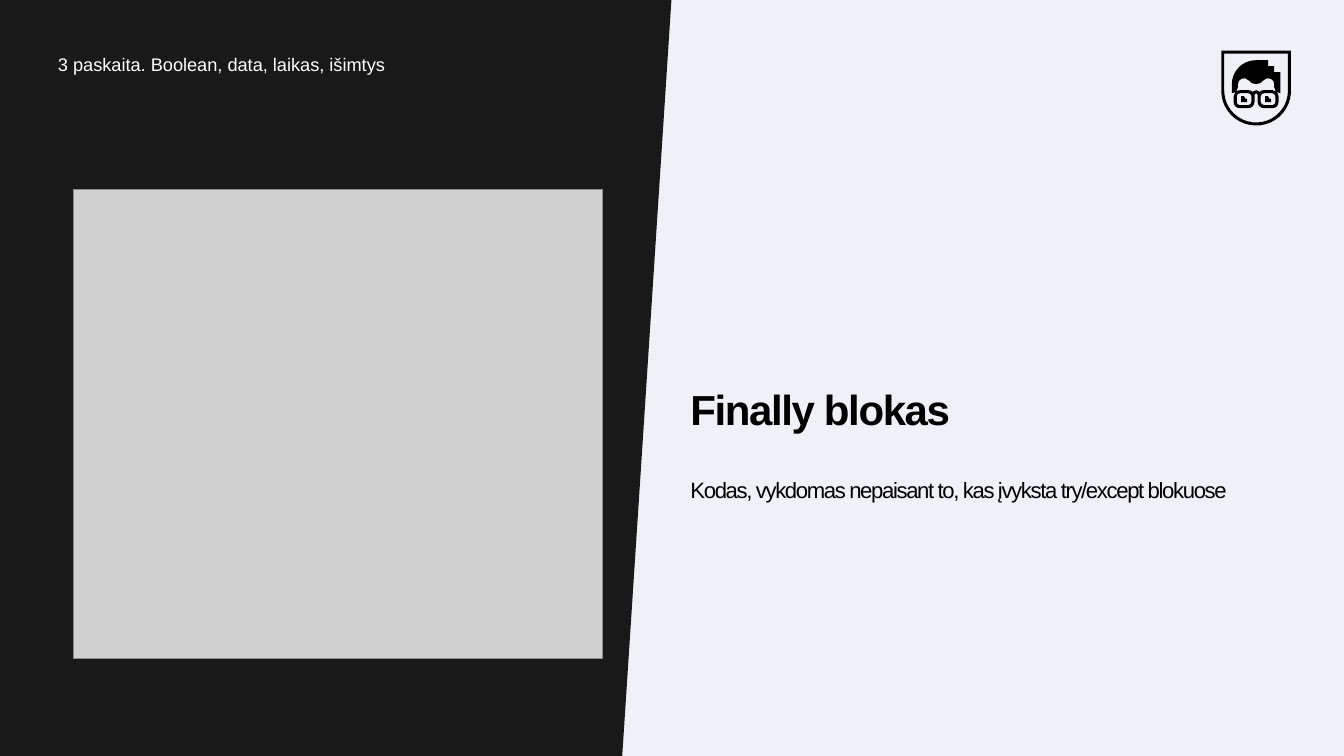
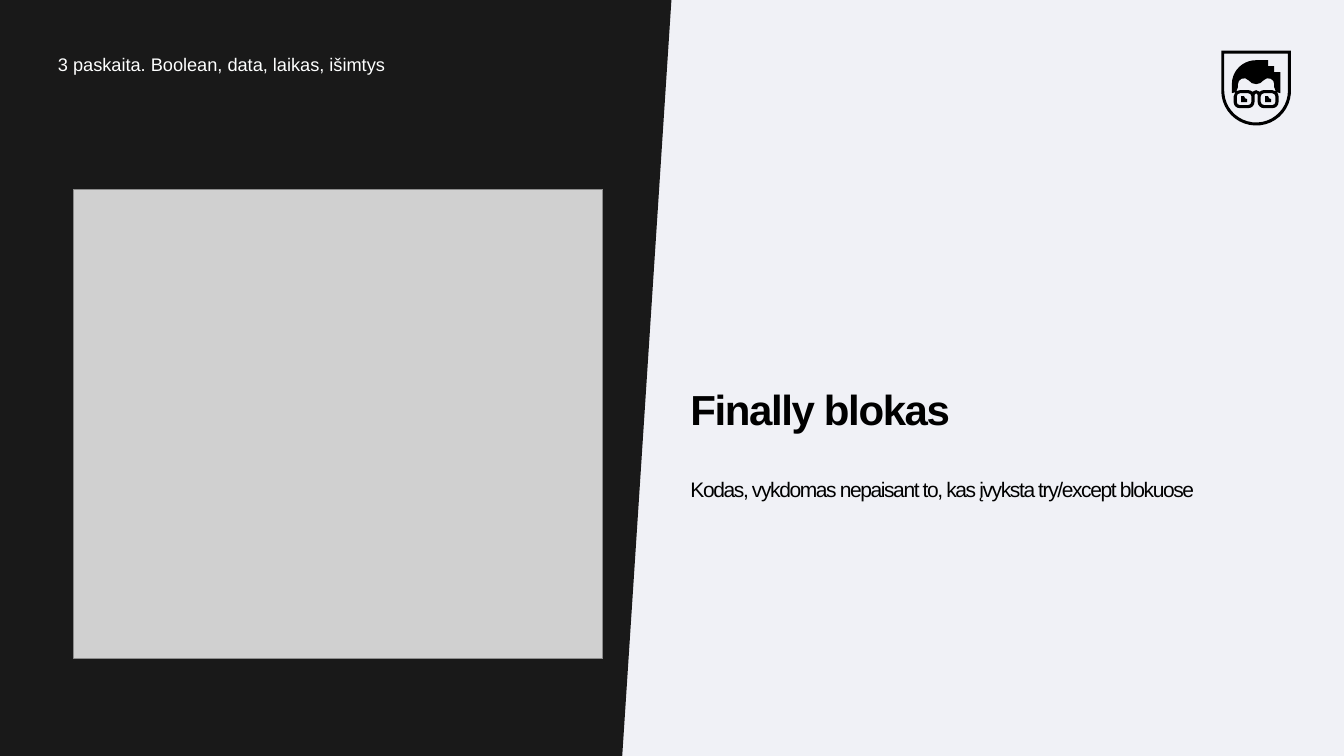
Before and after one commit to MantsSk/CA_Python, a slide deck: slide 27 of Skaidres/03_paskaita (Boolean,data, laikas, išimtys).pptx. Drawn at 1344x756 pixels with LibreOffice and Linux fonts; fonts in the diff are those of the drawing; grey boxes stand for pictures. Boxes give left, top, right and bottom in pixels: in the first picture for what was removed or moved away, otherwise in the second. Text is boxed around its words. In the diff, an @@ line names an element or a change of style, - is before the commit and + after.

```diff
--- a/Skaidres/03_paskaita (Boolean,data, laikas, išimtys).pptx
+++ b/Skaidres/03_paskaita (Boolean,data, laikas, išimtys).pptx
@@ text "Kodas, vykdomas nepaisant to, kas ..." at [690,481,1194,501]: size 15.8 to 15 pt @@
```
Also in this commit, not shown: 12 other slides changed, 22 other files.
